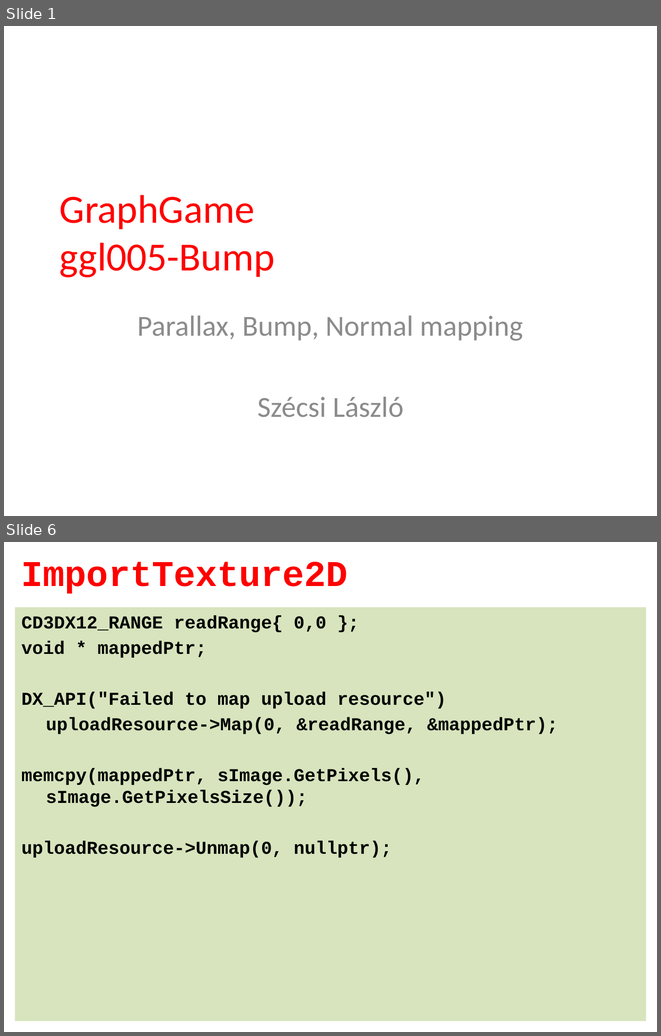
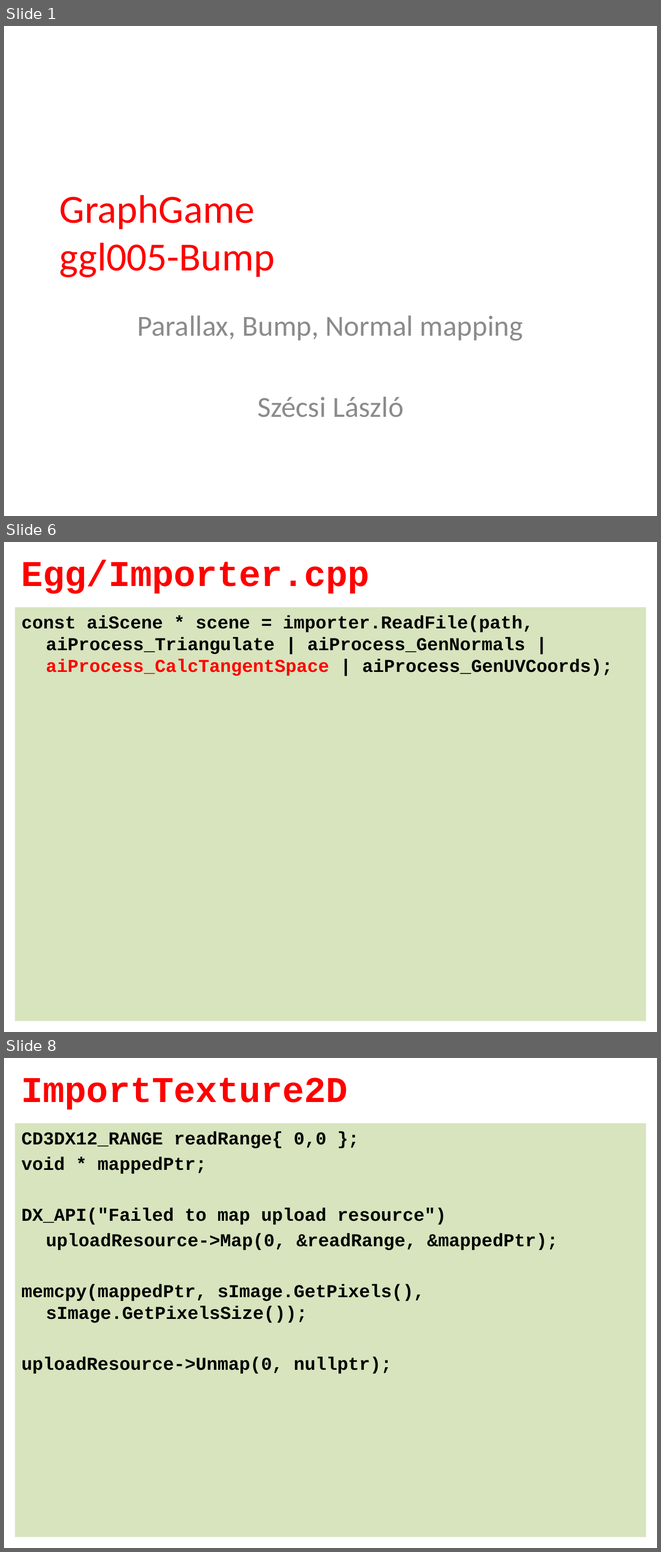
Before and after one commit to tyekx/dx12, a slide deck: Slides/ggl005-Bump.pptx. Shown one above the other, each under a label of ours: slides 1 and 6 before the commit, slides 1, 6 and 8 after it; the slides between them are not shown. The pictures are 661x1036 and 661x1552 pixels, drawn with LibreOffice and Linux fonts; fonts in the diff are those of the drawing; background and template pictures are left out. Boxes give left, top, right and bottom in pixels: in the first picture for what was removed or moved away, otherwise in the second. Text is boxed around its words. In the diff, an @@ line names an element or a change of style, - is before the commit and + after.

```diff
--- a/Slides/ggl005-Bump.pptx
+++ b/Slides/ggl005-Bump.pptx
@@ slide 6 added at (x1=4, y1=542, x2=657, y2=1032), background #FFFFFF @@
@@ title added at (x1=21, y1=560, x2=370, y2=594), 40 pt, text #FF0000, bold @@
+Egg/Importer.cpp
@@ text added at (x1=15, y1=607, x2=646, y2=1021), fill #D7E4BD, 20 pt, text #000000, bold @@
+const aiScene * scene = importer.ReadFile(path, aiProcess_Triangulate | aiProcess_GenNormals | aiProcess_CalcTangentSpace | aiProcess_GenUVCoords);
@@ what was slide 6 is now slide 8 @@
```
Also in this commit, not shown: 2 slides changed, 3 other slides added, 2 slides removed, 6 other files.
